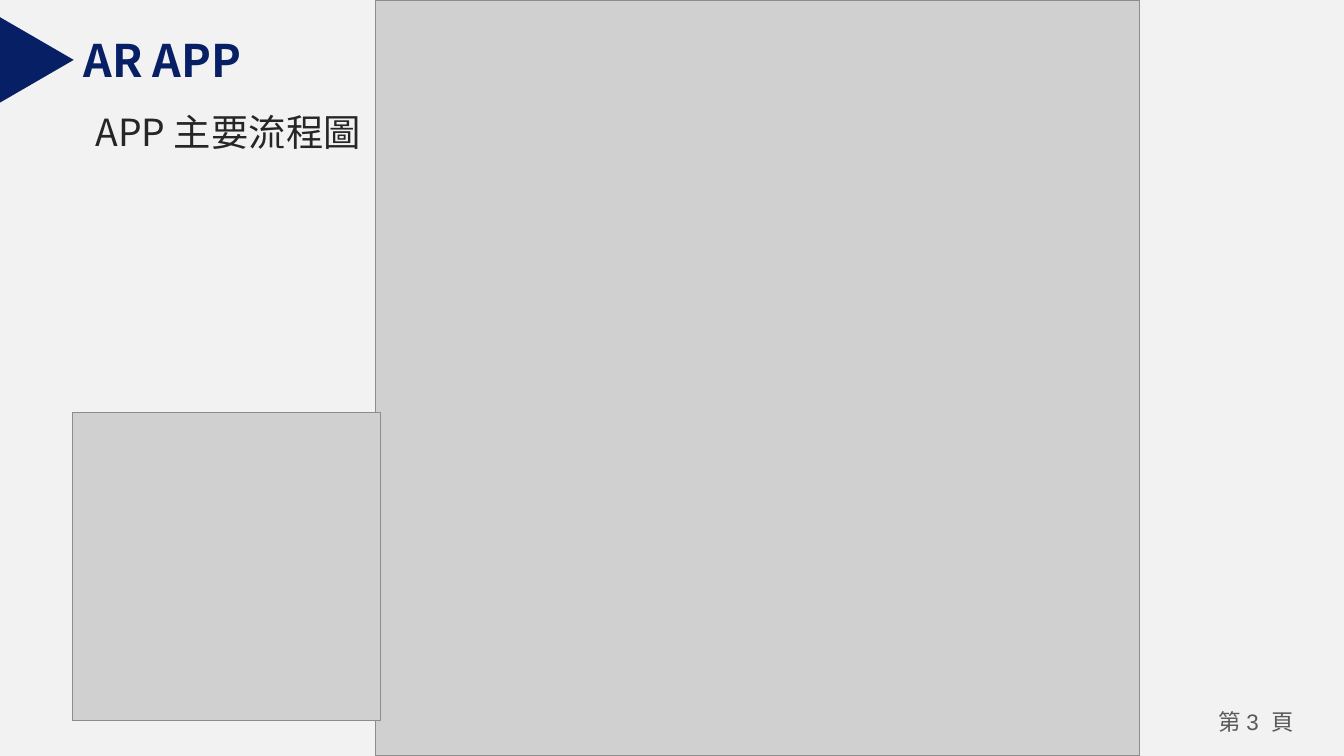
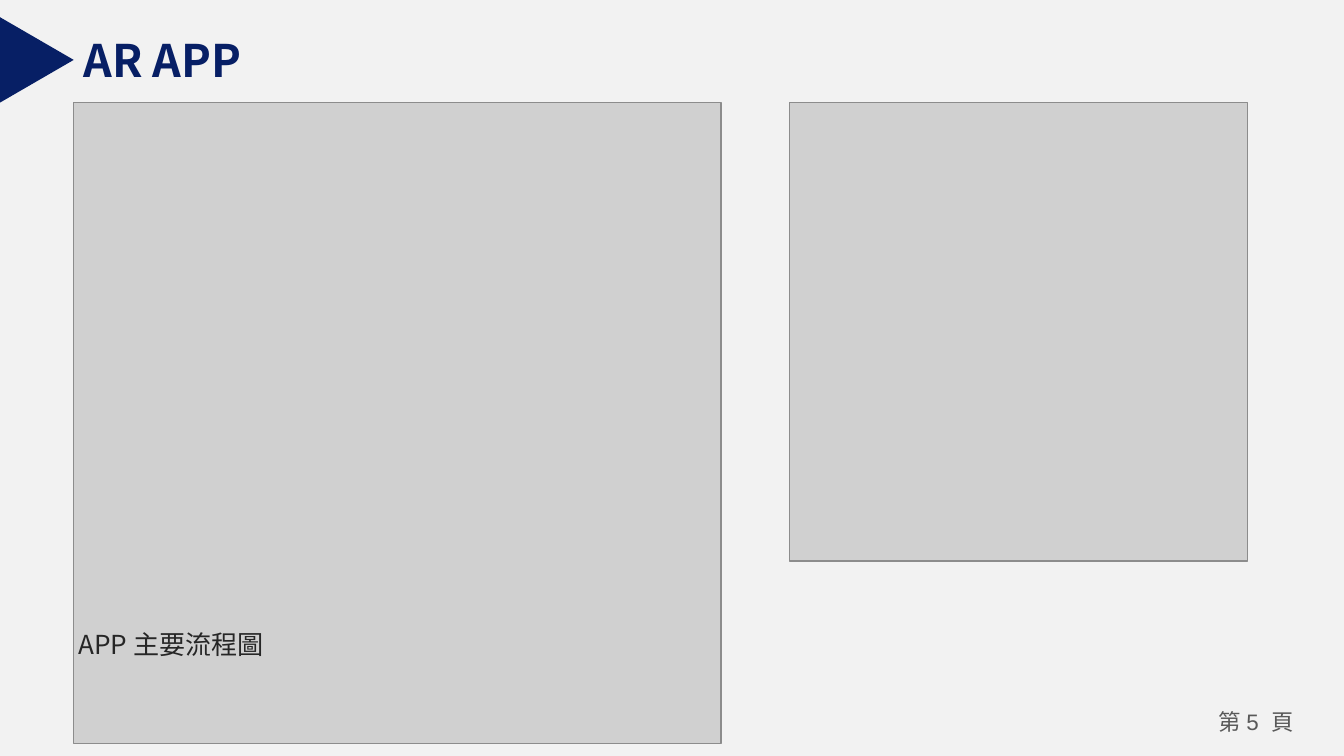
Before and after one commit to Johnnychang889/ARelevator, a slide deck: slide 5 of A16專題期末報告.pptx (slide 3 before the commit). Drawn at 1344x756 pixels with LibreOffice and Linux fonts; fonts in the diff are those of the drawing; grey boxes stand for pictures. Boxes give left, top, right and bottom in pixels: in the first picture for what was removed or moved away, otherwise in the second. Text is boxed around its words. In the diff, an @@ line names an element or a change of style, - is before the commit and + after.

```diff
--- a/A16專題期末報告.pptx
+++ b/A16專題期末報告.pptx
@@ picture: place and size @@
-picture at [375,0,1140,755]
+picture at [74,102,722,743]
@@ picture: place and size @@
-picture at [73,413,380,720]
+picture at [789,102,1247,560]
@@ text "APP 主要流程圖": place and size @@
-text "APP 主要流程圖" at [95,115,361,149]
+text "APP 主要流程圖" at [78,632,264,656]
@@ text "APP 主要流程圖" at [78,632,264,656]: size 20 to 14 pt @@
@@ page number at [1219,711,1293,732]: text changed @@
-第 3 頁
+第 5 頁
```
Also in this commit, not shown: 4 other slides changed, 5 slides added, 3 slides removed, 1 other file.
